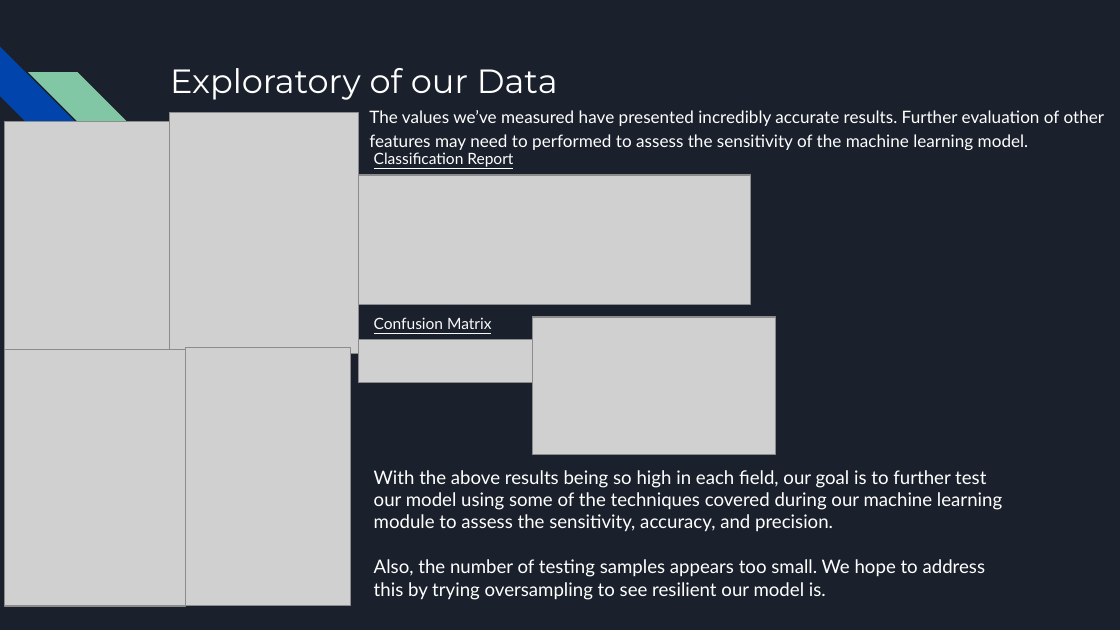
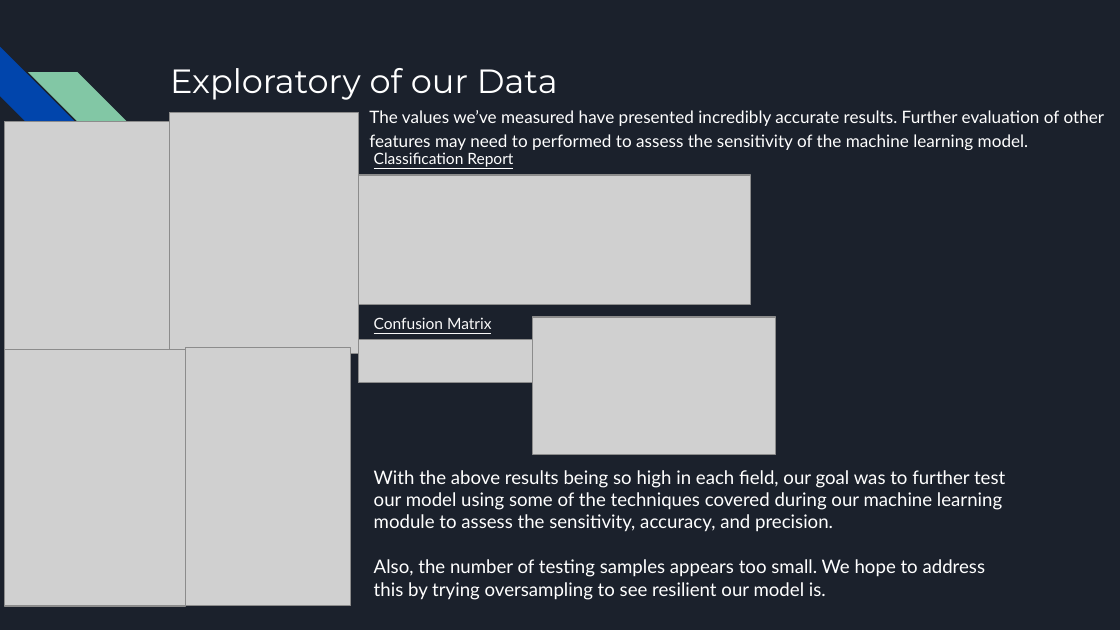
Before and after one commit to brojas12/Group_Project_4, a slide deck: slide 8 of Predicting the Presence of Cancer in Breast Cancer Cells.pptx. Drawn at 1120x630 pixels with LibreOffice and Linux fonts; fonts in the diff are those of the drawing; grey boxes stand for pictures. Boxes give left, top, right and bottom in pixels: in the first picture for what was removed or moved away, otherwise in the second. Text is boxed around its words. In the diff, an @@ line names an element or a change of style, - is before the commit and + after.

```diff
--- a/Predicting the Presence of Cancer in Breast Cancer Cells.pptx
+++ b/Predicting the Presence of Cancer in Breast Cancer Cells.pptx
@@ text at [374,470,1005,532]: text changed @@
-With the above results being so high in each field, our goal is to further test our model using some of the techniques covered during our machine learning module to assess the sensitivity, accuracy, and precision.
+With the above results being so high in each field, our goal was to further test our model using some of the techniques covered during our machine learning module to assess the sensitivity, accuracy, and precision.
```
Also in this commit, not shown: 4 other slides changed, 2 slides added.
